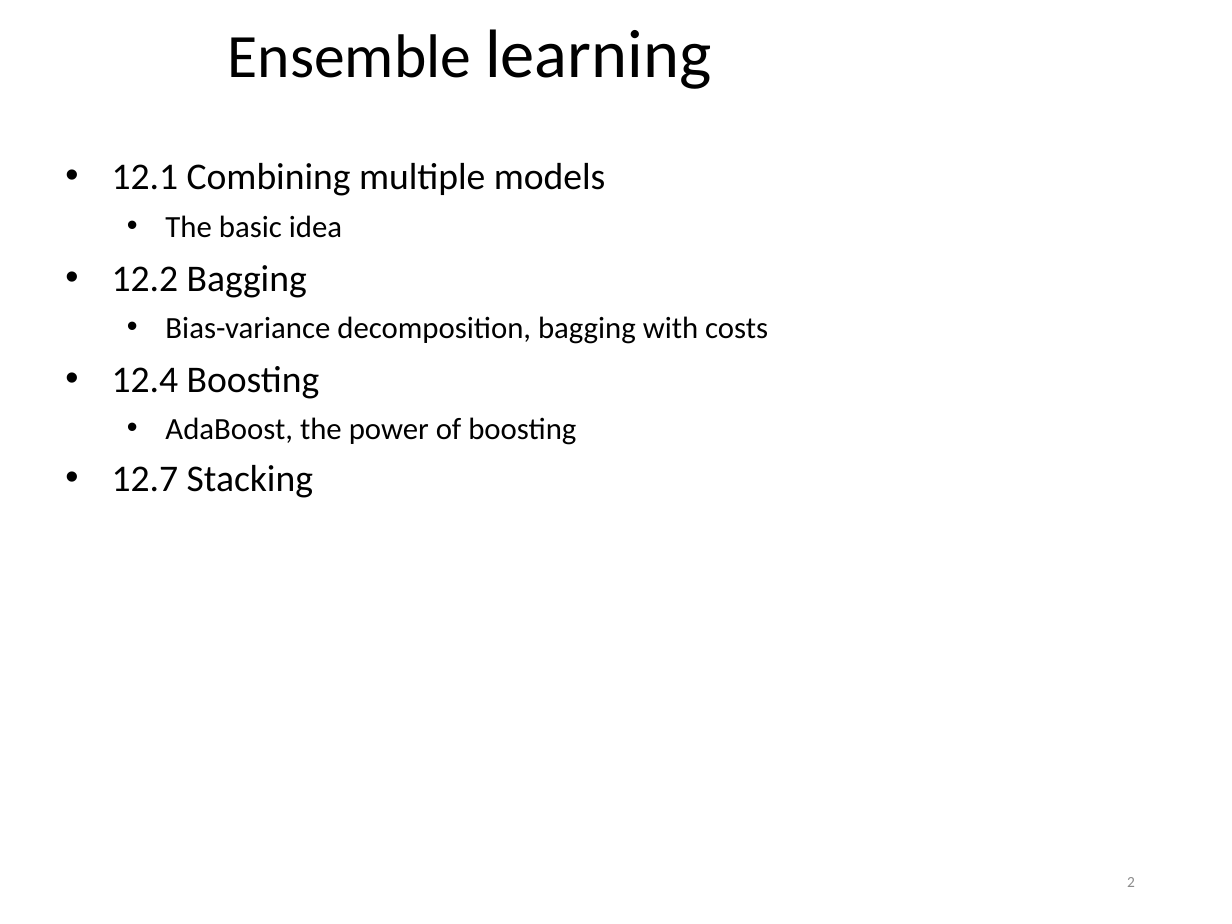
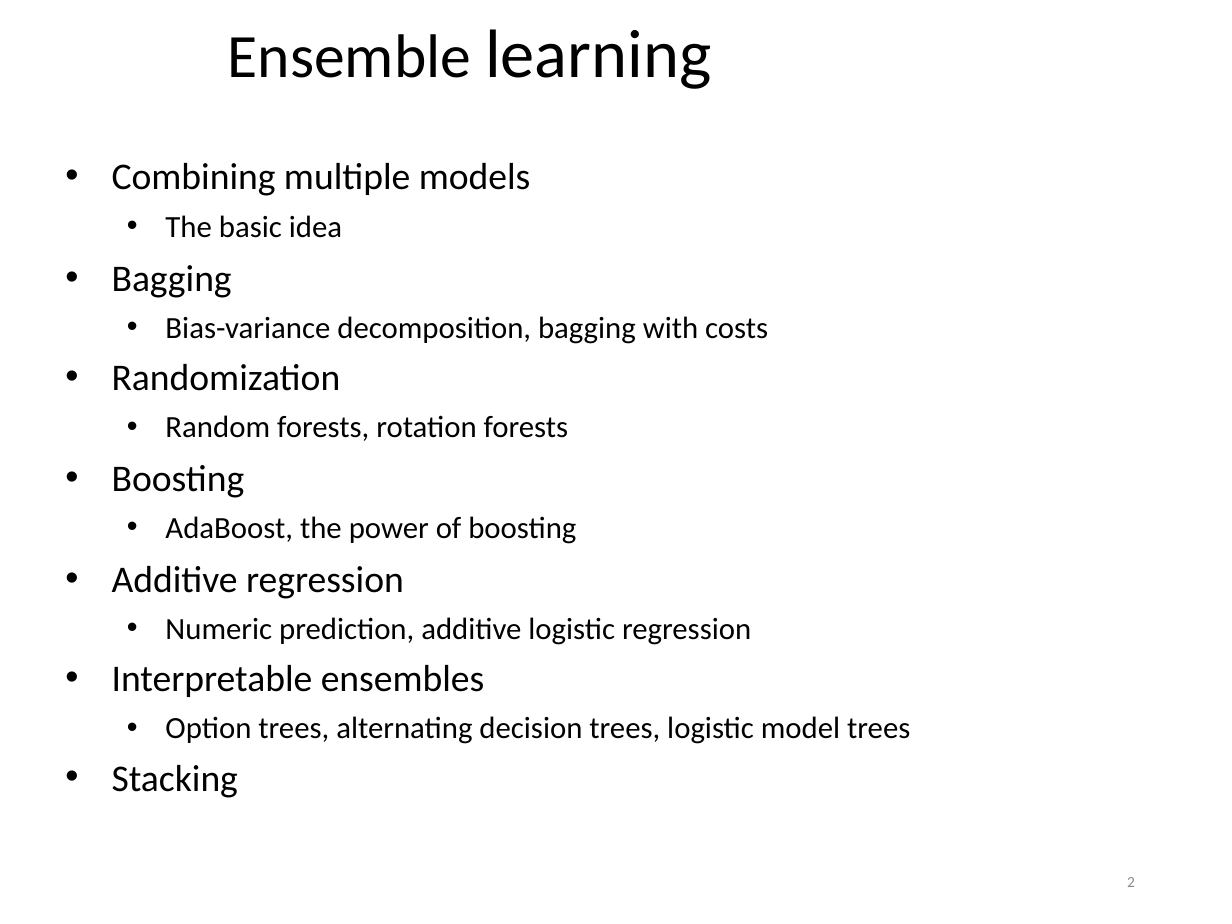
Before and after one commit to khaledmrasheed/khaledmrasheed.github.io, a slide deck: slide 2 of DMcourse/Chapter12.pptx. Drawn at 1232x924 pixels with LibreOffice and Linux fonts; fonts in the diff are those of the drawing. Boxes give left, top, right and bottom in pixels: in the first picture for what was removed or moved away, otherwise in the second. Text is boxed around its words. In the diff, an @@ line names an element or a change of style, - is before the commit and + after.

```diff
--- a/DMcourse/Chapter12.pptx
+++ b/DMcourse/Chapter12.pptx
@@ text at (112,163,531,196): text changed @@
-• 12.1 Combining multiple models
+• Combining multiple models
@@ text at (112,265,232,298): text changed @@
-• 12.2 Bagging
+• Bagging
@@ text at (112,364,569,498): text changed; size 22 to 18 pt @@
-• 12.4 Boosting
+• Randomization
+    • Random forests, rotation forests
+• Boosting
@@ text at (112,566,910,798): text changed; size 22 to 18 pt @@
-• 12.7 Stacking
+• Additive regression
+    • Numeric prediction, additive logistic regression
+• Interpretable ensembles
+    • Option trees, alternating decision trees, logistic model trees
+• Stacking
```
Also in this commit, not shown: 2 other slides changed, 13 slides added.
